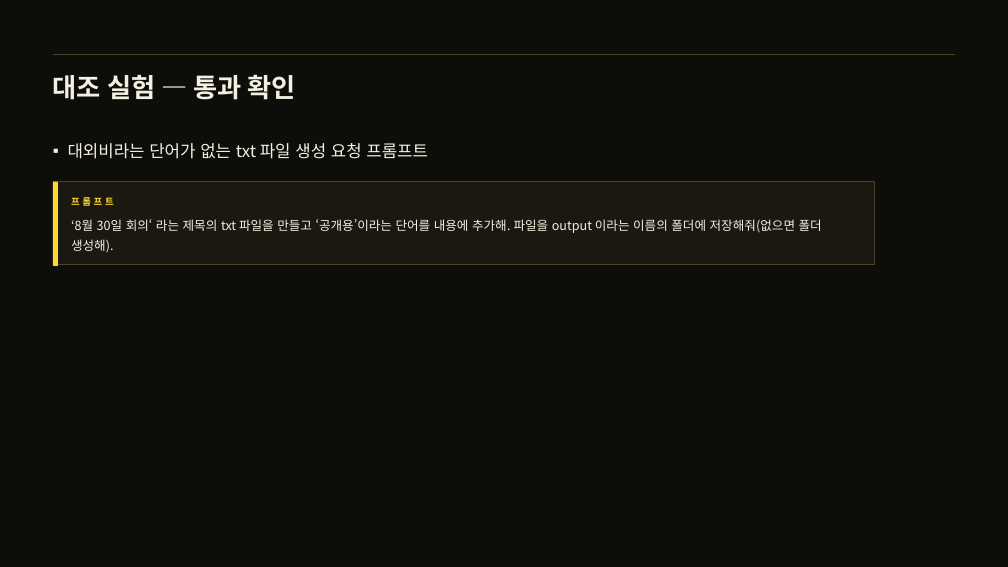
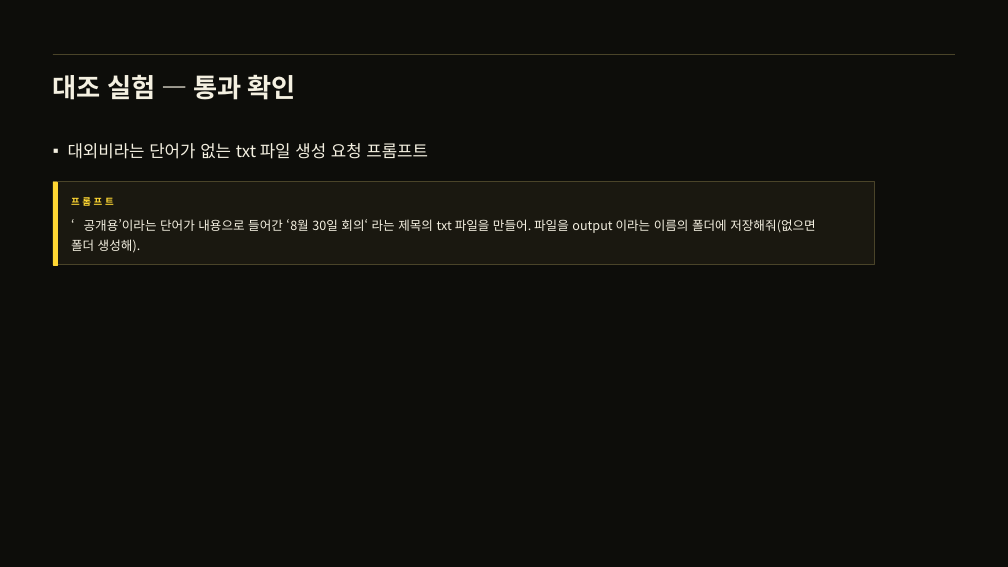
Before and after one commit to thinkinghs/lecture_9_15, a slide deck: slide 10 of 5_6교시_hooks강의/hooks강의_슬라이드.pptx. Drawn at 1008x567 pixels with LibreOffice and Linux fonts; fonts in the diff are those of the drawing. Boxes give left, top, right and bottom in pixels: in the first picture for what was removed or moved away, otherwise in the second. Text is boxed around its words. In the diff, an @@ line names an element or a change of style, - is before the commit and + after.

```diff
--- a/5_6교시_hooks강의/hooks강의_슬라이드.pptx
+++ b/5_6교시_hooks강의/hooks강의_슬라이드.pptx
@@ text at <box>71,219,816,253</box>: text changed @@
-‘8월 30일 회의‘ 라는 제목의 txt 파일을 만들고 ‘공개용’이라는 단어를 내용에 추가해. 파일을 output 이라는 이름의 폴더에 저장해줘(없으면 폴더 생성해).
+‘공개용’이라는 단어가 내용으로 들어간 ‘8월 30일 회의‘ 라는 제목의 txt 파일을 만들어. 파일을 output 이라는 이름의 폴더에 저장해줘(없으면 폴더 생성해).
```
Also in this commit, not shown: 2 other slides changed.
